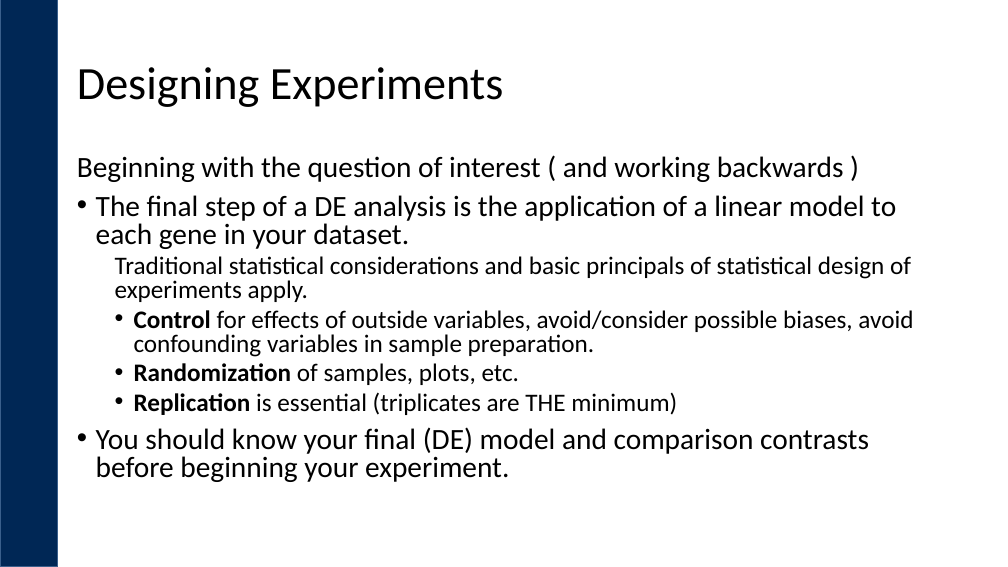
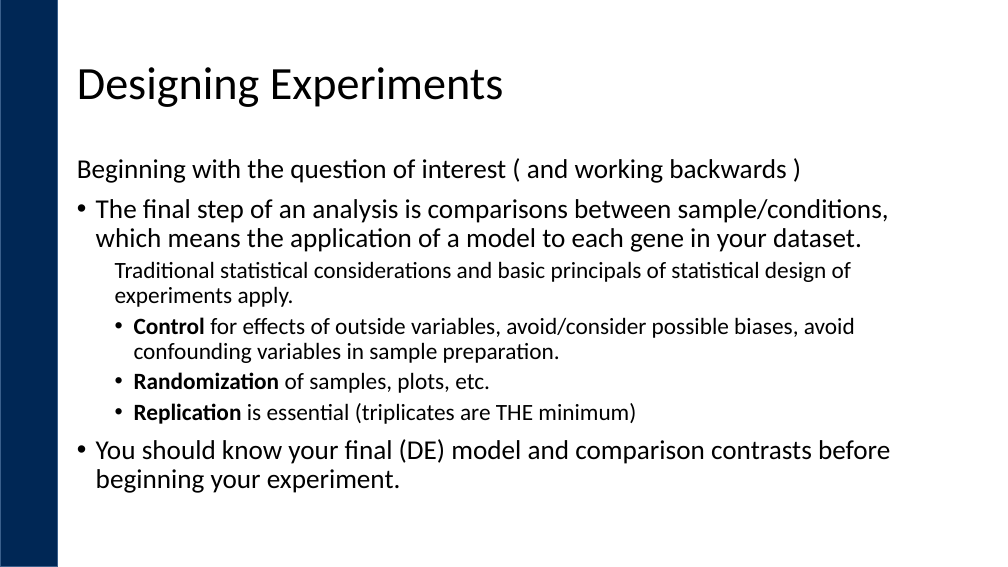
Before and after one commit to ucdavis-bioinformatics-training/ucdavis-bioinformatics-training.presentations, a slide deck: slide 7 of singlecell/singlecellRNAseq-expDesign.pptx (slide 8 before the commit). Drawn at 1008x567 pixels with LibreOffice and Linux fonts; fonts in the diff are those of the drawing; background and template pictures are left out. Boxes give left, top, right and bottom in pixels: in the first picture for what was removed or moved away, otherwise in the second. Text is boxed around its words. In the diff, an @@ line names an element or a change of style, - is before the commit and + after.

Commit message:
add sc exp design

```diff
--- a/singlecell/singlecellRNAseq-expDesign.pptx
+++ b/singlecell/singlecellRNAseq-expDesign.pptx
@@ text at [77, 159, 890, 493]: size 28 to 25.9 pt in "Beginning with the question of interest ( ...", "You should know your final (DE) model ..."; size 24 to 22.2 pt in "Traditional statistical considerations and basic principals  ...", "Control for effects of outside variables, avoid/consider ...", "Randomization of samples, plots, etc.", "Replication is essential (triplicates are THE minimum)"; line spacing 0.8 to 0.9 @@
@@ text at [96, 199, 889, 252]: text changed; size 28 to 25.9 pt @@
-• The final step of a DE analysis is the application of a linear model to each gene in your dataset.
+• The final step of an analysis is comparisons between sample/conditions, which means the application of a model to each gene in your dataset.
```
Also in this commit, not shown: 5 other slides changed, 2 slides removed, 4 other files.
